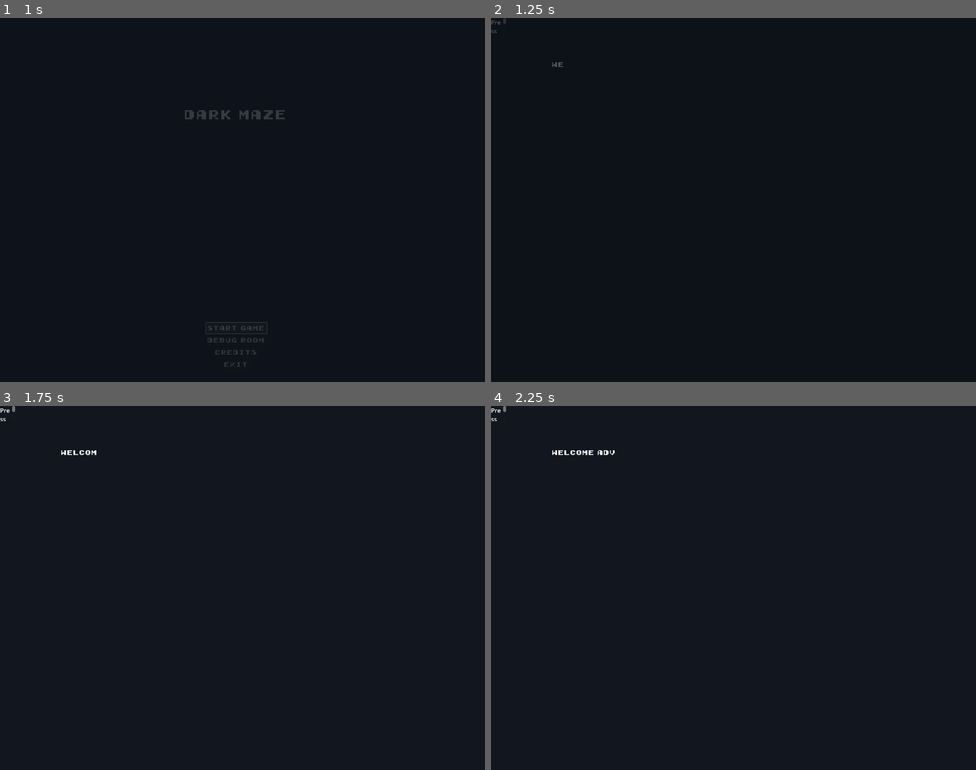
Above: before the commit, frames 1-4 (two rows, left to right).
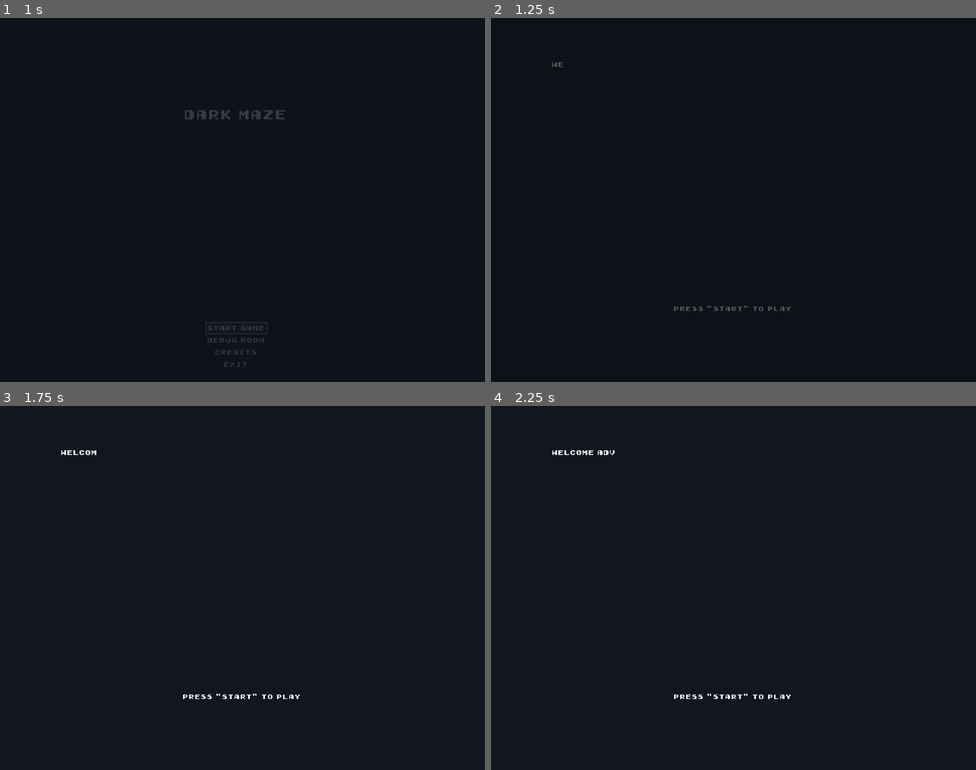
Above: after the commit, the same moments.

Repository: SimoneTomasella2002/DarkMaze
Game: Godot game, scene res://scenes/ui/menus/main_menu/main_menu.tscn
The game is run twice, just before and just after one commit, with the same random seed, the same clock (stepped at 60 frames per second) and the same inputs. The engine's default icon, where the game draws it, is replaced by a stand-in: a white triangle on a blue panel in a dark square.
Inputs:
- Up to frame 1 (1 s): click "Start Game" at 0.5 s
- Up to frame 2 (1.25 s): no input
- Up to frame 3 (1.75 s): tap Enter at 1.25 s; hold Right (right) from 1.28 s (still down)
- Up to frame 4 (2.25 s): tap Enter at 2 s; release Right (right) at 2.03 s; hold Down (down) from 2.03 s (still down)

Frame 1 is identical in both runs. In frame 2, 0.1% of the frame differs, in the area x 0-62%, y 0-81%; in frame 3, 0.2%; in frame 4, 0.2%.

Commit message:
My bad, I forgot to save a file

Diff:
--- a/scenes/movies/intro.tscn
+++ b/scenes/movies/intro.tscn
@@ -37,8 +37,18 @@
 script = ExtResource("2_34xlq")
 
 [node name="StartPromptText" type="RichTextLabel" parent="ColorRect"]
-layout_mode = 0
-offset_right = 40.0
-offset_bottom = 40.0
+layout_mode = 1
+anchors_preset = 7
+anchor_left = 0.5
+anchor_top = 1.0
+anchor_right = 0.5
+anchor_bottom = 1.0
+offset_left = -157.0
+offset_top = -203.0
+offset_right = 157.0
+offset_bottom = -172.0
+grow_horizontal = 2
+grow_vertical = 0
+theme = ExtResource("1_maqgv")
 text = "Press \"start\" to play"
 script = ExtResource("3_47ucu")
